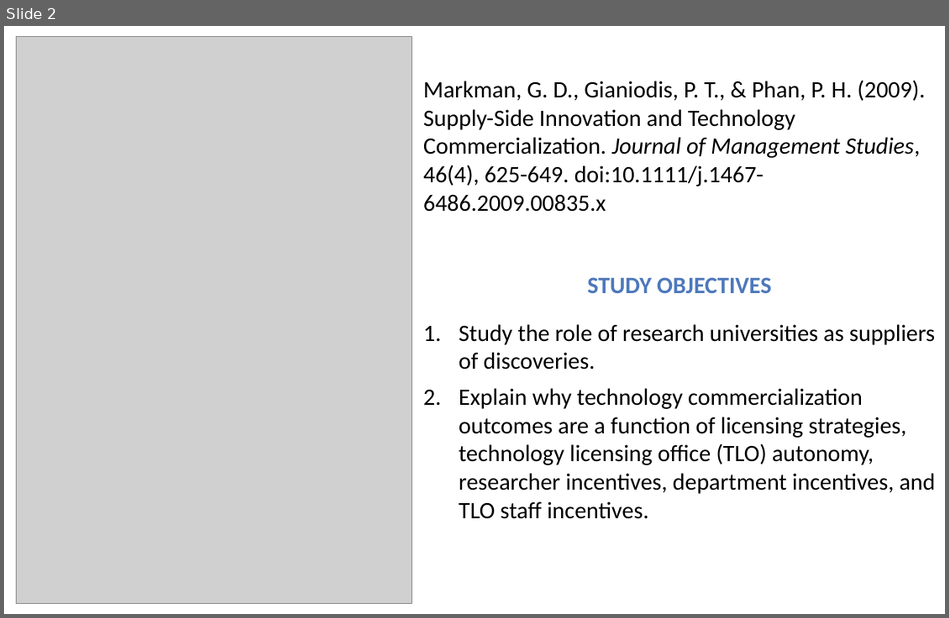
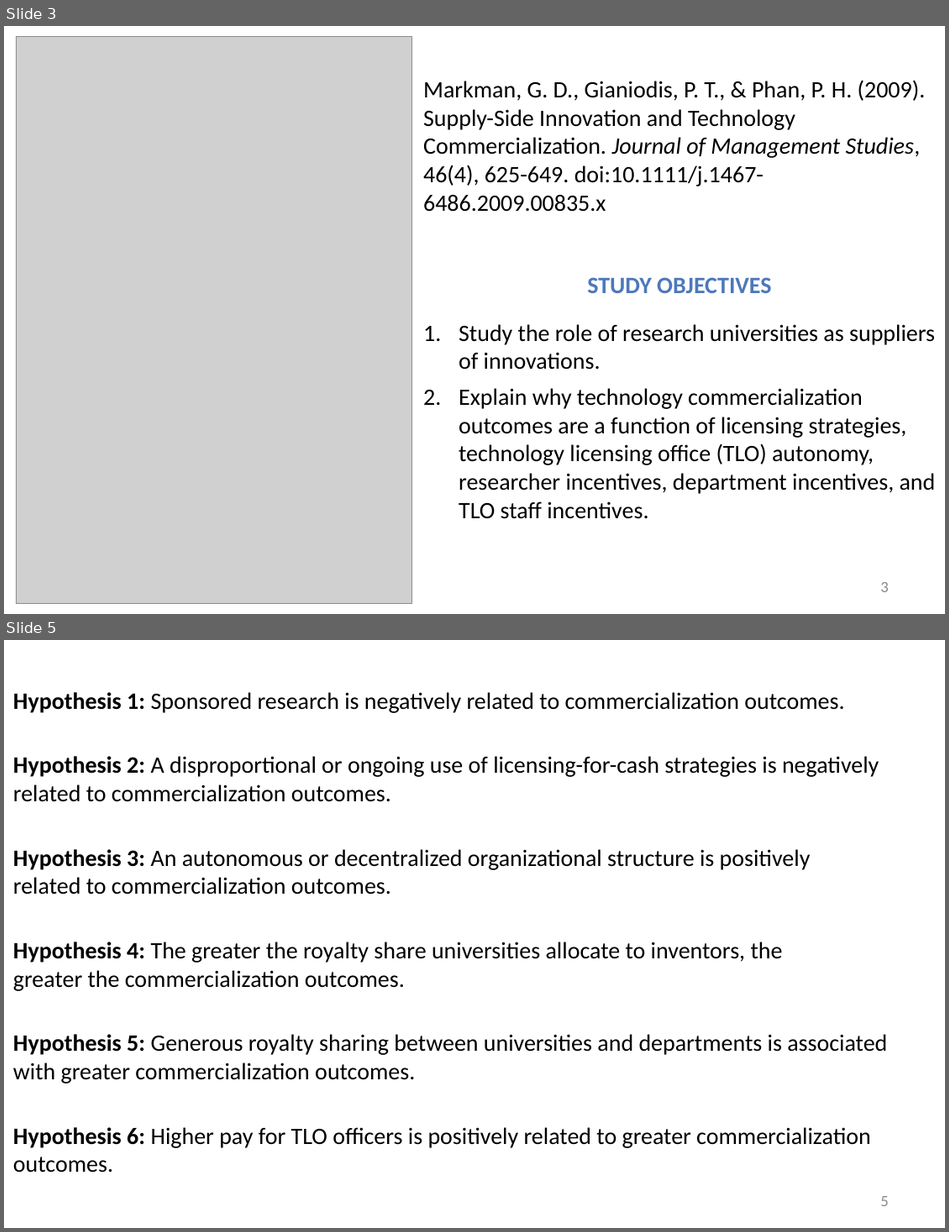
Before and after one commit to SLU-Courses-Townes/SOC6100, a slide deck: Presentations/Presentation01/AsiriHouseTownes_SOC6100_JournalArticleCritique.pptx. Shown one above the other, each under a label of ours: slide 2 before the commit, slides 3 and 5 after it; the slides between them are not shown. The pictures are 949x618 and 949x1232 pixels, drawn with LibreOffice and Linux fonts; fonts in the diff are those of the drawing; grey boxes stand for pictures. Boxes give left, top, right and bottom in pixels: in the first picture for what was removed or moved away, otherwise in the second. Text is boxed around its words. In the diff, an @@ line names an element or a change of style, - is before the commit and + after.

```diff
--- a/Presentations/Presentation01/AsiriHouseTownes_SOC6100_JournalArticleCritique.pptx
+++ b/Presentations/Presentation01/AsiriHouseTownes_SOC6100_JournalArticleCritique.pptx
@@ slide 5 added at <box>4,640,945,1228</box>, background #FFFFFF @@
@@ text added at <box>13,692,844,713</box>, 18 pt, text #000000 @@
+Hypothesis 1: Sponsored research is negatively related to commercialization outcomes.
@@ text added at <box>13,756,878,802</box>, 18 pt, text #000000 @@
+Hypothesis 2: A disproportional or ongoing use of licensing-for-cash strategies is negatively
+related to commercialization outcomes.
@@ text added at <box>13,849,810,895</box>, 18 pt, text #000000 @@
+Hypothesis 3: An autonomous or decentralized organizational structure is positively
+related to commercialization outcomes.
@@ text added at <box>13,942,783,991</box>, 18 pt, text #000000 @@
+Hypothesis 4: The greater the royalty share universities allocate to inventors, the
+greater the commercialization outcomes.
@@ text added at <box>13,1034,887,1084</box>, 18 pt, text #000000 @@
+Hypothesis 5: Generous royalty sharing between universities and departments is associated
+with greater commercialization outcomes.
@@ text added at <box>13,1127,871,1173</box>, 18 pt, text #000000 @@
+Hypothesis 6: Higher pay for TLO officers is positively related to greater commercialization
+outcomes.
@@ page number added at <box>880,1196,888,1206</box>, 12 pt, text #8C8C8C @@
+5
@@ what was slide 2 is now slide 3 @@
@@ slide 3 changed as well @@
@@ text at <box>458,324,935,370</box>: text changed @@
-1. Study the role of research universities as suppliers of discoveries.
+1. Study the role of research universities as suppliers of innovations.
@@ page number added at <box>880,582,888,592</box>, 12 pt, text #8C8C8C @@
+3
```
Also in this commit, not shown: 3 other slides changed, 7 other slides added.
